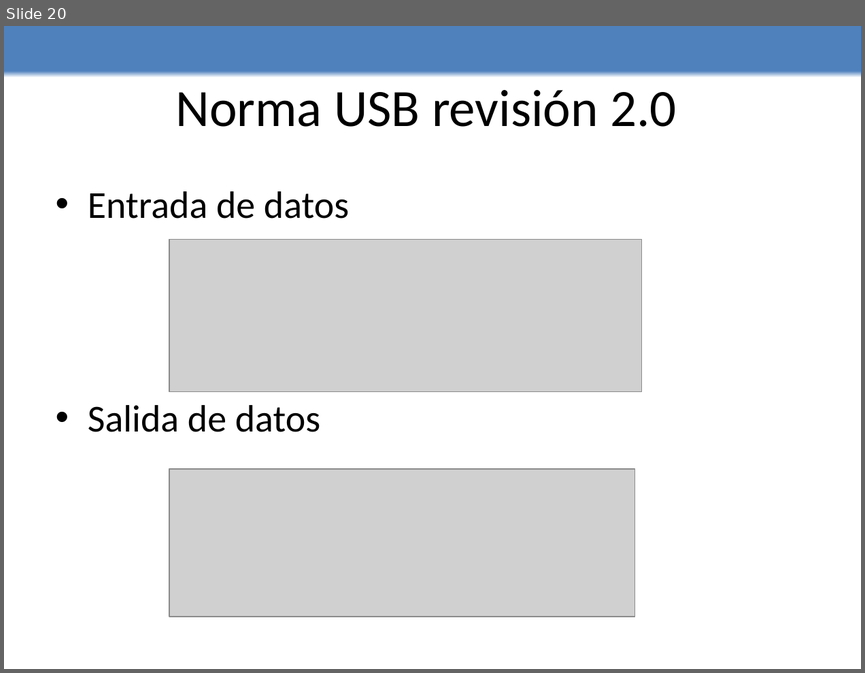
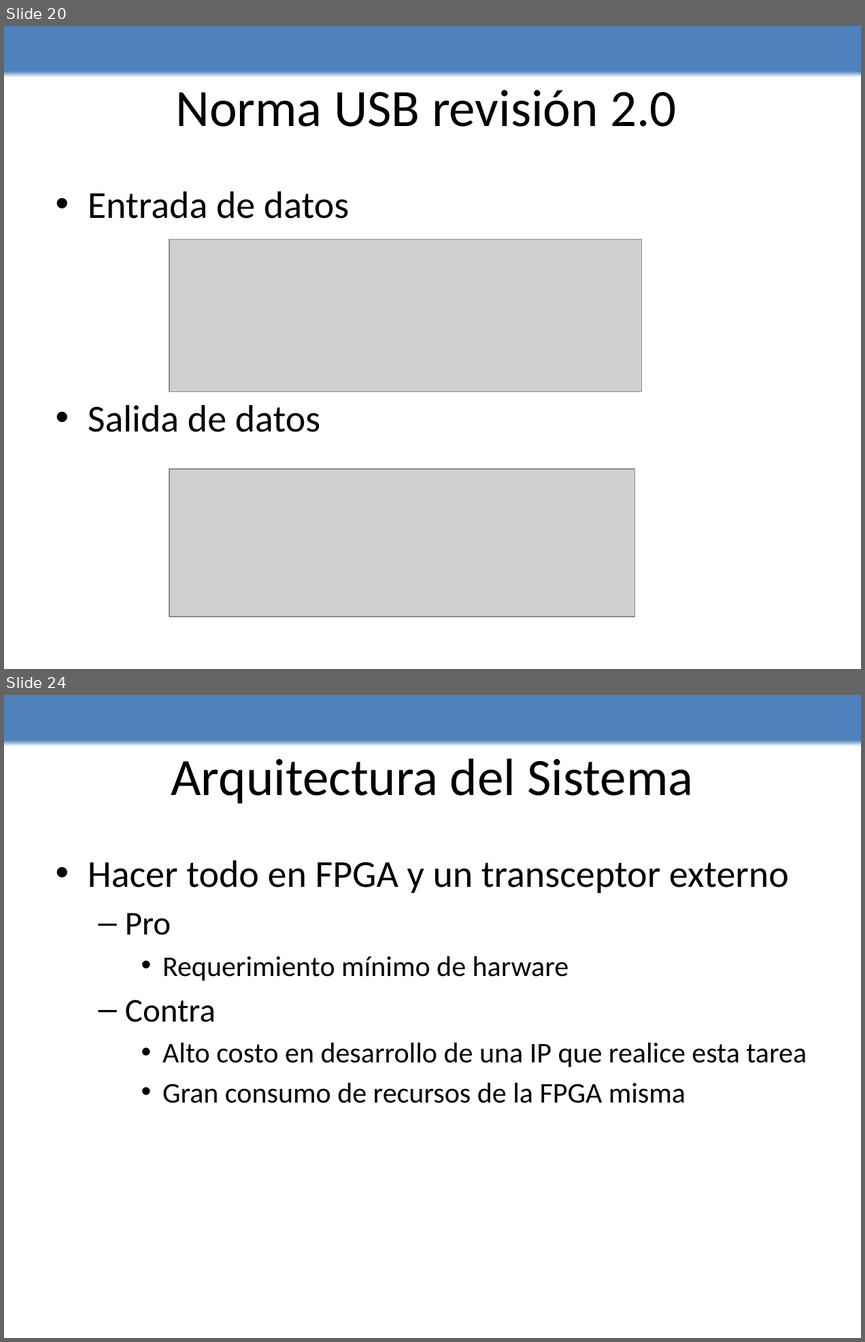
Before and after one commit to edwin0790/lechuzing, a slide deck: Presentacion/presentacion.pptx. Shown one above the other, each under a label of ours: slide 20 before the commit, slides 20 and 24 after it; the slides between them are not shown. The pictures are 865x673 and 865x1342 pixels, drawn with LibreOffice and Linux fonts; fonts in the diff are those of the drawing; grey boxes stand for pictures. Boxes give left, top, right and bottom in pixels: in the first picture for what was removed or moved away, otherwise in the second. Text is boxed around its words. In the diff, an @@ line names an element or a change of style, - is before the commit and + after.

```diff
--- a/Presentacion/presentacion.pptx
+++ b/Presentacion/presentacion.pptx
@@ slide 24 added at [4, 695, 861, 1338], background gradient #FFFFFF to #4F81BD @@
@@ title added at [171, 758, 694, 804], 44 pt, text #000000 @@
+Arquitectura del Sistema
@@ text added at [88, 860, 806, 1103], 24 pt, text #000000 @@
+• Hacer todo en FPGA y un transceptor externo
+  – Pro
+    • Requerimiento mínimo de harware
+  – Contra
+    • Alto costo en desarrollo de una IP que realice esta tarea
+    • Gran consumo de recursos de la FPGA misma
```
Also in this commit, not shown: 1 slide changed, 9 other slides added.
